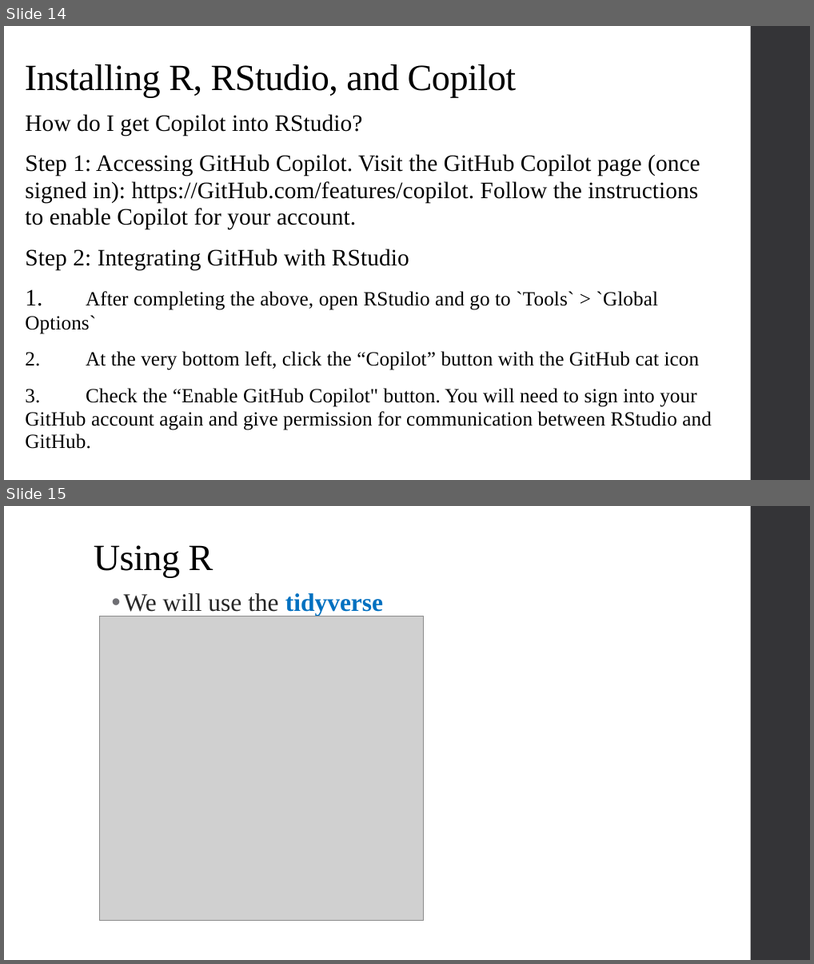
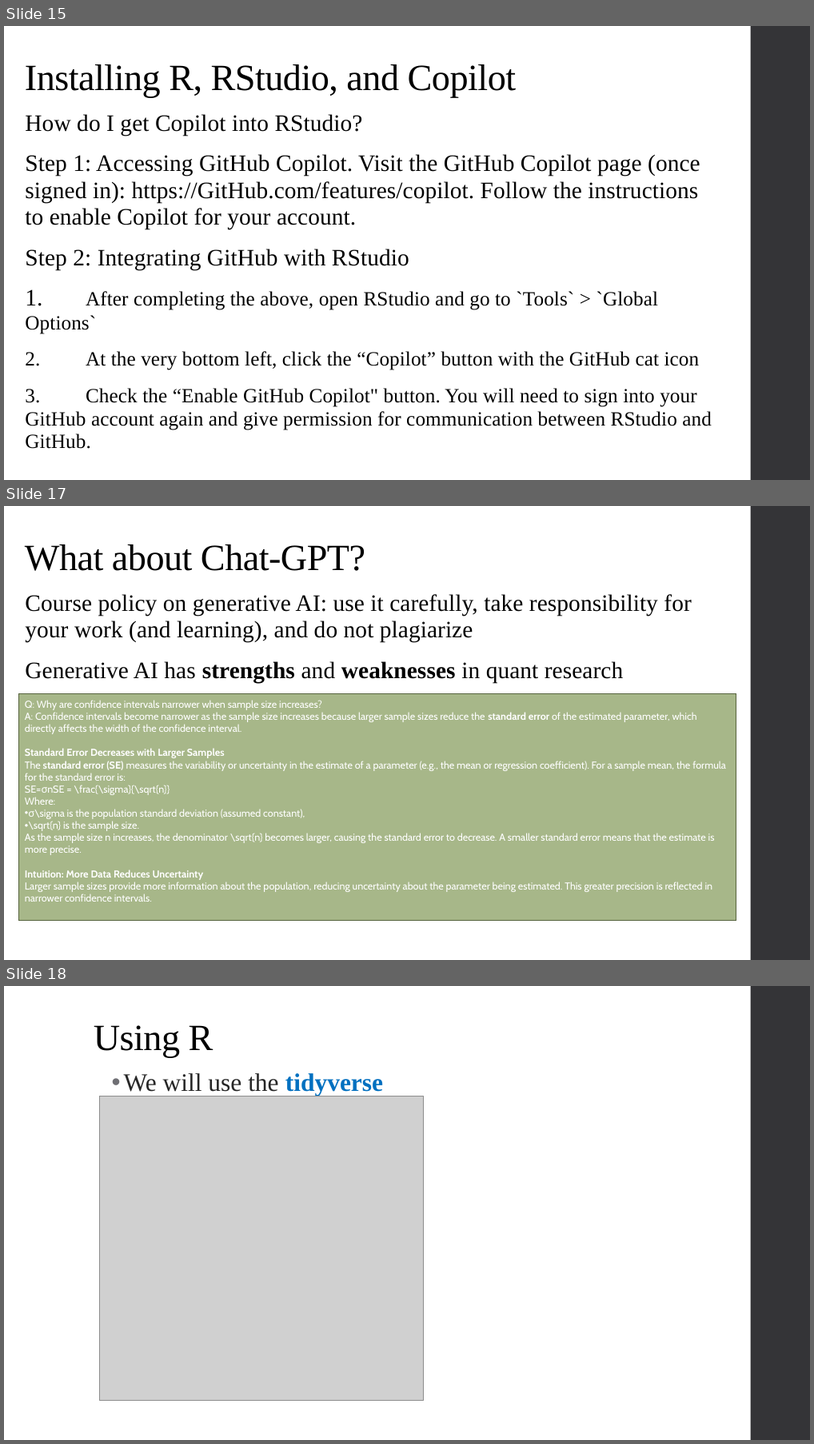
Before and after one commit to alex-hoagland/HAD5772, a slide deck: Lectures/Lecture01_Introduction/Lecture1_Intro.pptx. Shown one above the other, each under a label of ours: slides 14 and 15 before the commit, slides 15, 17 and 18 after it; the slides between them are not shown. The pictures are 814x964 and 814x1444 pixels, drawn with LibreOffice and Linux fonts; fonts in the diff are those of the drawing; grey boxes stand for pictures. Boxes give left, top, right and bottom in pixels: in the first picture for what was removed or moved away, otherwise in the second. Text is boxed around its words. In the diff, an @@ line names an element or a change of style, - is before the commit and + after.

```diff
--- a/Lectures/Lecture01_Introduction/Lecture1_Intro.pptx
+++ b/Lectures/Lecture01_Introduction/Lecture1_Intro.pptx
@@ slide 17 added at [4, 506, 810, 960], background #FFFFFF; not listed: 1 template element that a slide beside it also shows @@
@@ text added at [25, 544, 366, 571], 44 pt, text #000000 @@
+What about Chat-GPT?
@@ text added at [25, 594, 691, 683], 28 pt, text #000000 @@
+Course policy on generative AI: use it carefully, take responsibility for your work (and learning), and do not plagiarize
+Generative AI has strengths and weaknesses in quant research
@@ rectangle added at [18, 694, 736, 920], fill #A7B789, outline #56633D 0.75 pt, 12 pt, text #FFFFFF @@
+Q: Why are confidence intervals narrower when sample size increases?
+A: Confidence intervals become narrower as the sample size increases because larger sample sizes reduce the standard error of the estimated parameter, which directly affects the width of the confidence interval.
+Standard Error Decreases with Larger Samples
+The standard error (SE) measures the variability or uncertainty in the estimate of a parameter (e.g., the mean or regression coefficient). For a sample mean, the formula for the standard error is:
+SE=σnSE = \frac{\sigma}{\sqrt{n}}
+Where:
+• σ\sigma is the population standard deviation (assumed constant),
+• \sqrt{n} is the sample size.
+As the sample size n increases, the denominator \sqrt{n} becomes larger, causing the standard error to decrease. A smaller standard error means that the estimate is more precise.
+Intuition: More Data Reduces Uncertainty
+Larger sample sizes provide more information about the population, reducing uncertainty about the parameter being estimated. This greater precision is reflected in narrower confidence intervals.
@@ what was slide 14 is now slide 15 @@
@@ what was slide 15 is now slide 18 @@
```
Also in this commit, not shown: 2 slides changed, 3 other slides added, 2 slides removed, 3 other files.
